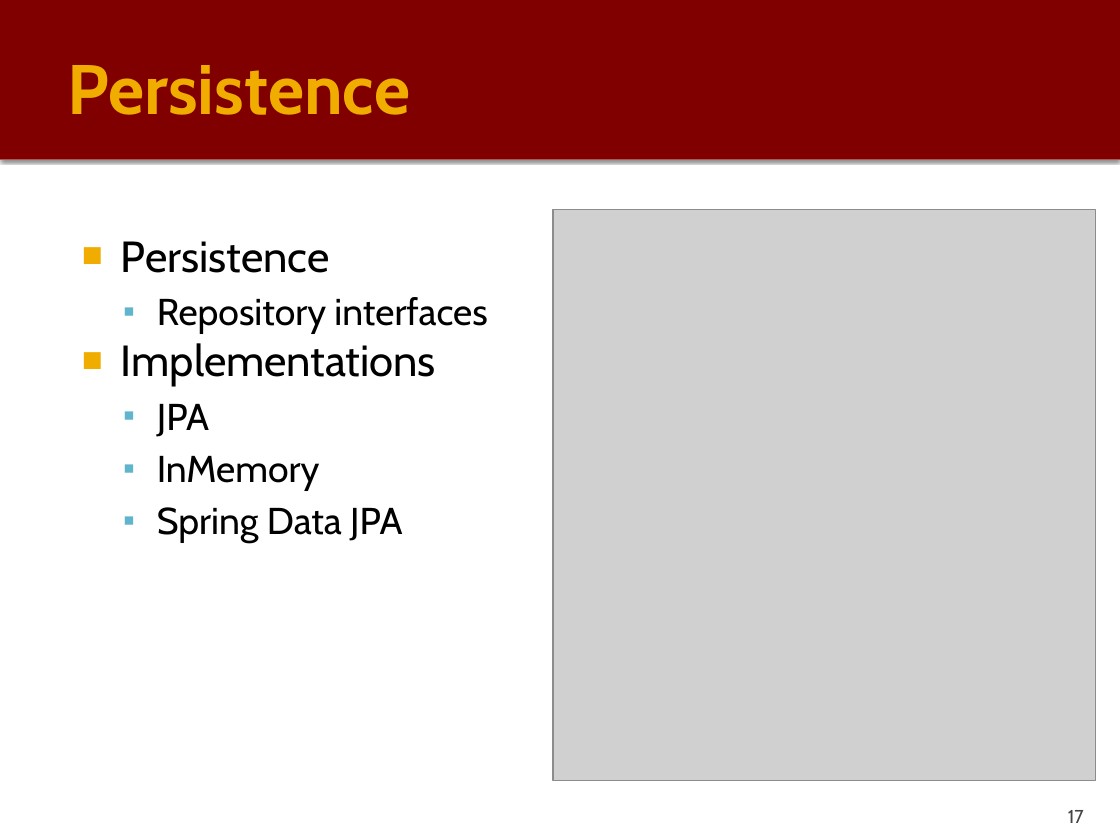
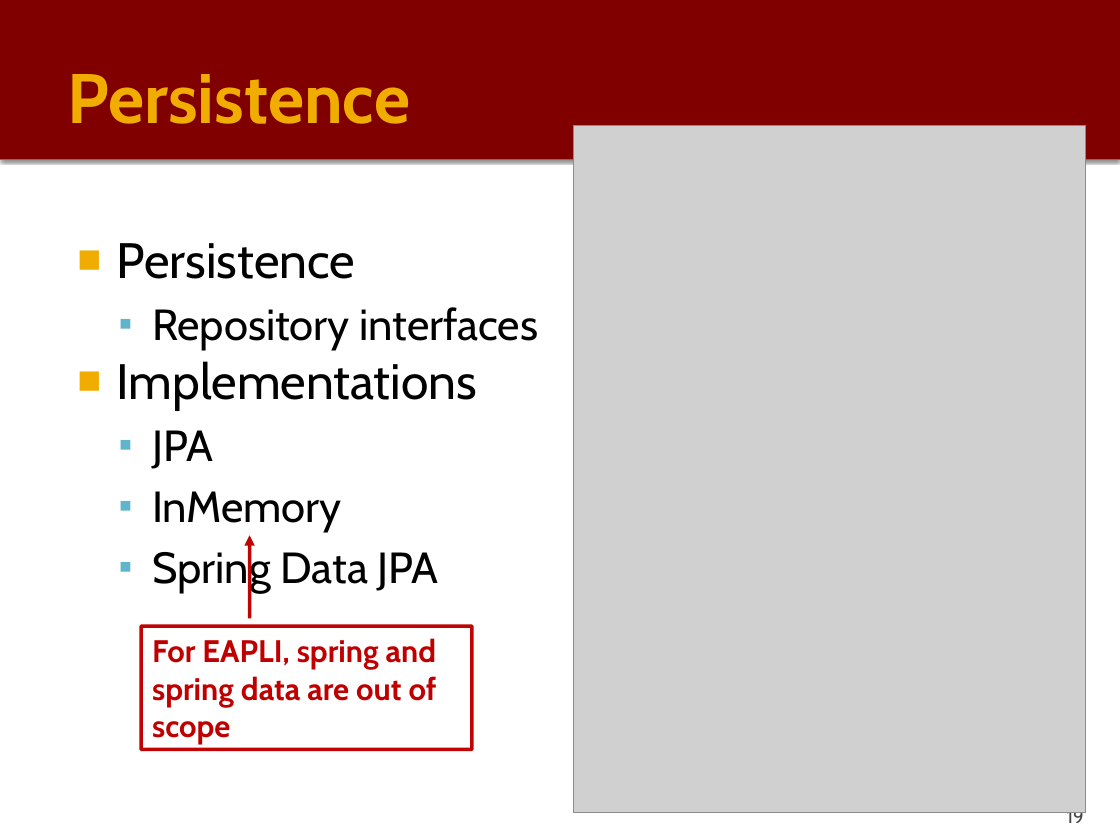
Before and after one commit to PauloGandraSousa/eapliframework, a slide deck: slide 19 of documentation/eapli.framework-Tech-Description.pptx (slide 17 before the commit). Drawn at 1120x840 pixels with LibreOffice and Linux fonts; fonts in the diff are those of the drawing; grey boxes stand for pictures. Boxes give left, top, right and bottom in pixels: in the first picture for what was removed or moved away, otherwise in the second. Text is boxed around its words. In the diff, an @@ line names an element or a change of style, - is before the commit and + after.

```diff
--- a/documentation/eapli.framework-Tech-Description.pptx
+++ b/documentation/eapli.framework-Tech-Description.pptx
@@ title "Persistence": place and size @@
-title "Persistence" at bbox=[67, 65, 410, 115]
+title "Persistence" at bbox=[67, 74, 410, 124]
@@ picture: place and size @@
-picture at bbox=[553, 209, 1095, 780]
+picture at bbox=[573, 125, 1085, 813]
@@ text "Persistence" at bbox=[116, 243, 539, 593]: size 28 to 32 pt in "Persistence", "Implementations"; size 24 to 28 pt in "Repository interfaces", "JPA", "InMemory", "Spring Data JPA" @@
@@ border callout added at bbox=[141, 626, 472, 749], fill #FFFFFF, outline #C00000 2.25 pt, 20 pt, text #C00000, bold @@
+For EAPLI, spring and spring data are out of scope
@@ page number at bbox=[1067, 812, 1084, 828]: text changed @@
-17
+19
```
Also in this commit, not shown: 18 other slides changed, 33 slides added, 8 slides removed, 1 other file.
